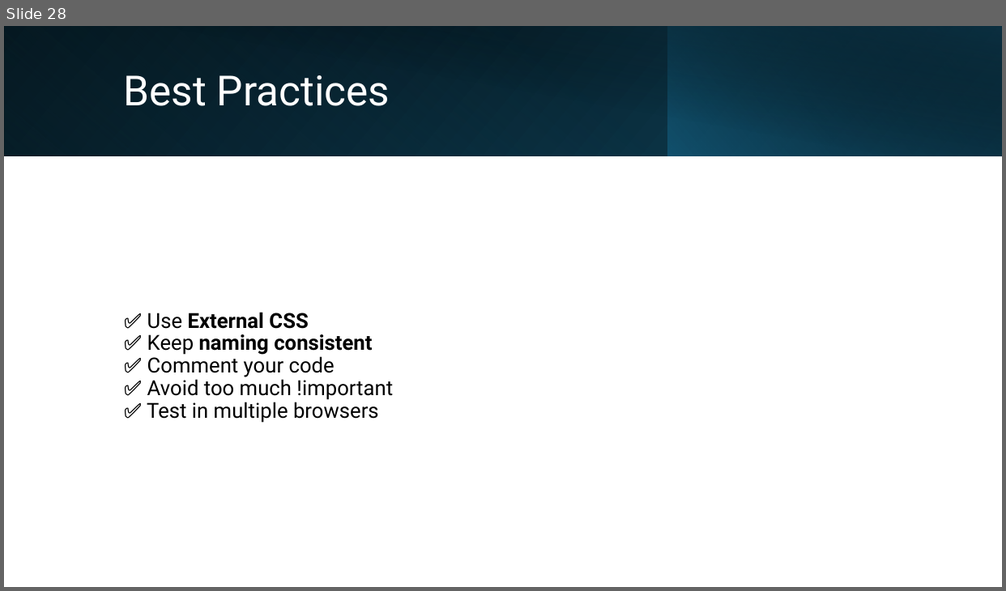
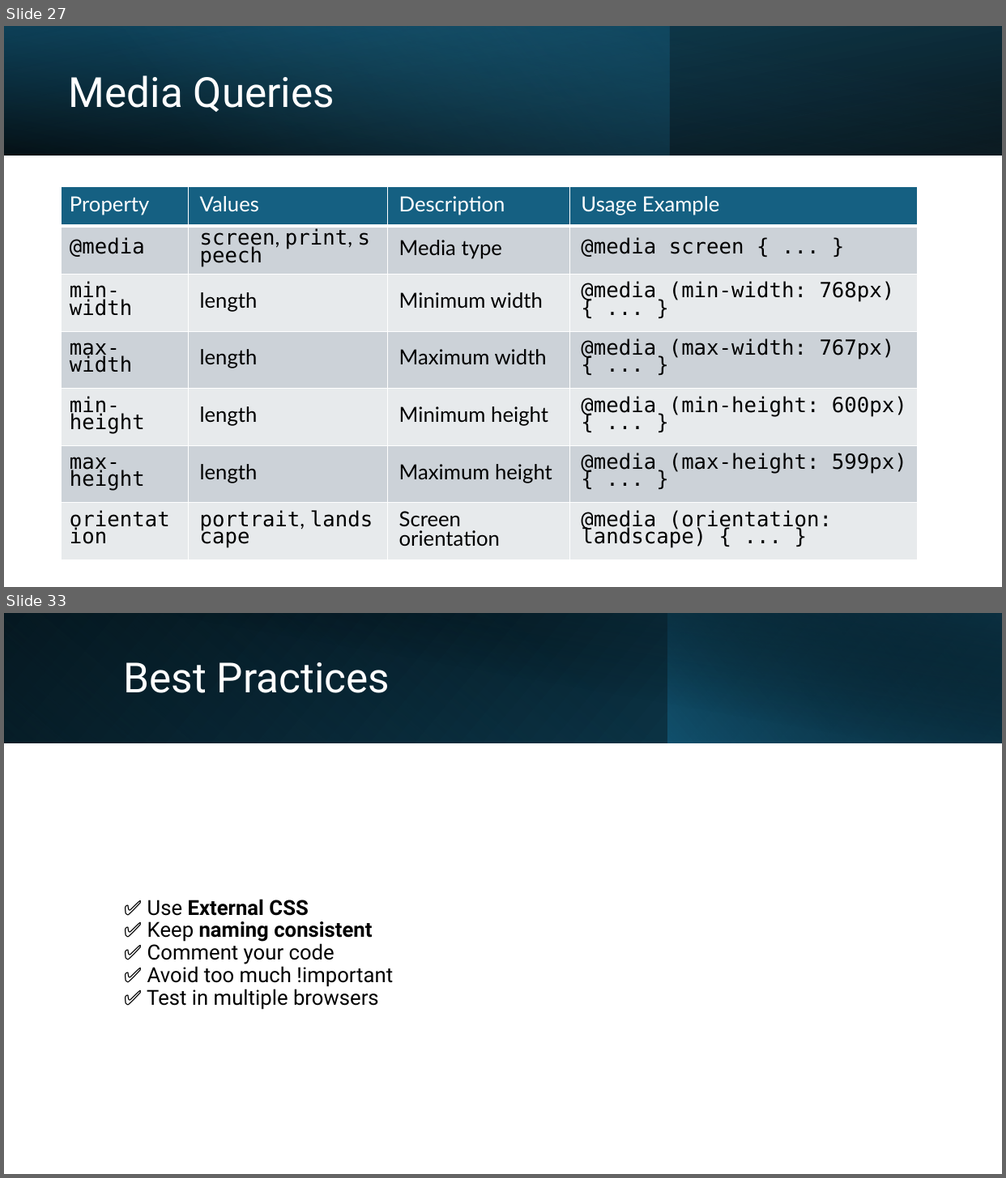
Before and after one commit to mahadi-21/Web-Development, a slide deck: CSS.pptx. Shown one above the other, each under a label of ours: slide 28 before the commit, slides 27 and 33 after it; the slides between them are not shown. The pictures are 1006x591 and 1006x1178 pixels, drawn with LibreOffice and Linux fonts; fonts in the diff are those of the drawing. Boxes give left, top, right and bottom in pixels: in the first picture for what was removed or moved away, otherwise in the second. Text is boxed around its words. In the diff, an @@ line names an element or a change of style, - is before the commit and + after.

```diff
--- a/CSS.pptx
+++ b/CSS.pptx
@@ slide 27 added at (4,26,1002,587), background #FFFFFF @@
@@ rectangle added at (4,26,1002,155), fill gradient #000000 to #104862 @@
@@ rectangle added at (4,26,670,155), fill gradient #156082 to #46B1E1 @@
@@ rectangle added at (4,26,1002,155), fill gradient #000000 to #156082 @@
@@ title added at (69,75,334,112), 40 pt, text #FFFFFF @@
+Media Queries
@@ table added at (62,187,918,552), 7 rows, 4 columns @@
+Property | Values | Description | Usage Example
+@media | screen, print, speech | Media type | @media screen { ... }
+min-width | length | Minimum width | @media (min-width: 768px) { ... }
+max-width | length | Maximum width | @media (max-width: 767px) { ... }
+min-height | length | Minimum height | @media (min-height: 600px) { ... }
+max-height | length | Maximum height | @media (max-height: 599px) { ... }
+orientation | portrait, landscape | Screen orientation | @media (orientation: landscape) { ... }
@@ what was slide 28 is now slide 33 @@
```
Also in this commit, not shown: 7 slides changed, 11 other slides added, 7 slides removed.
